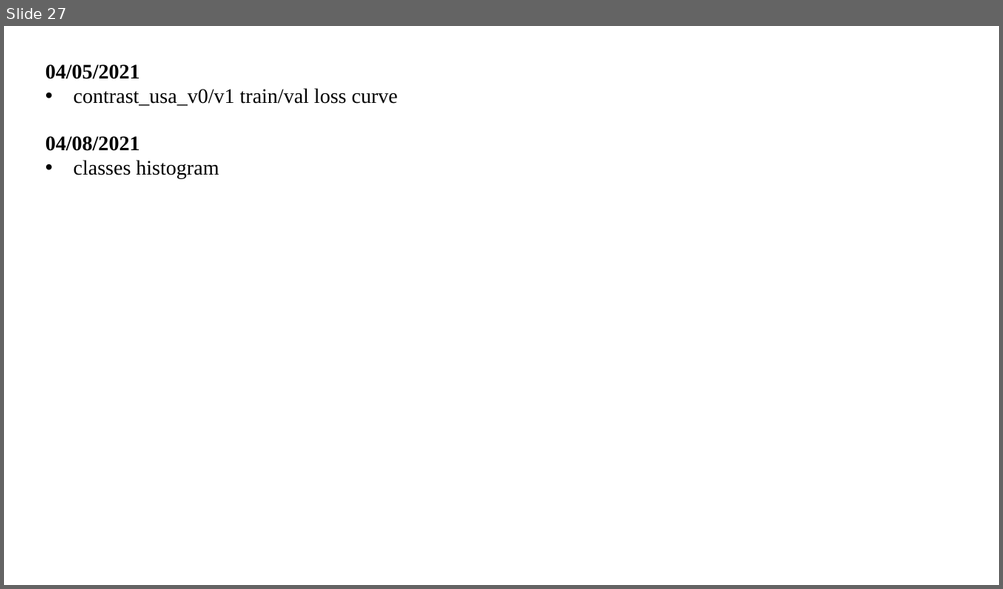
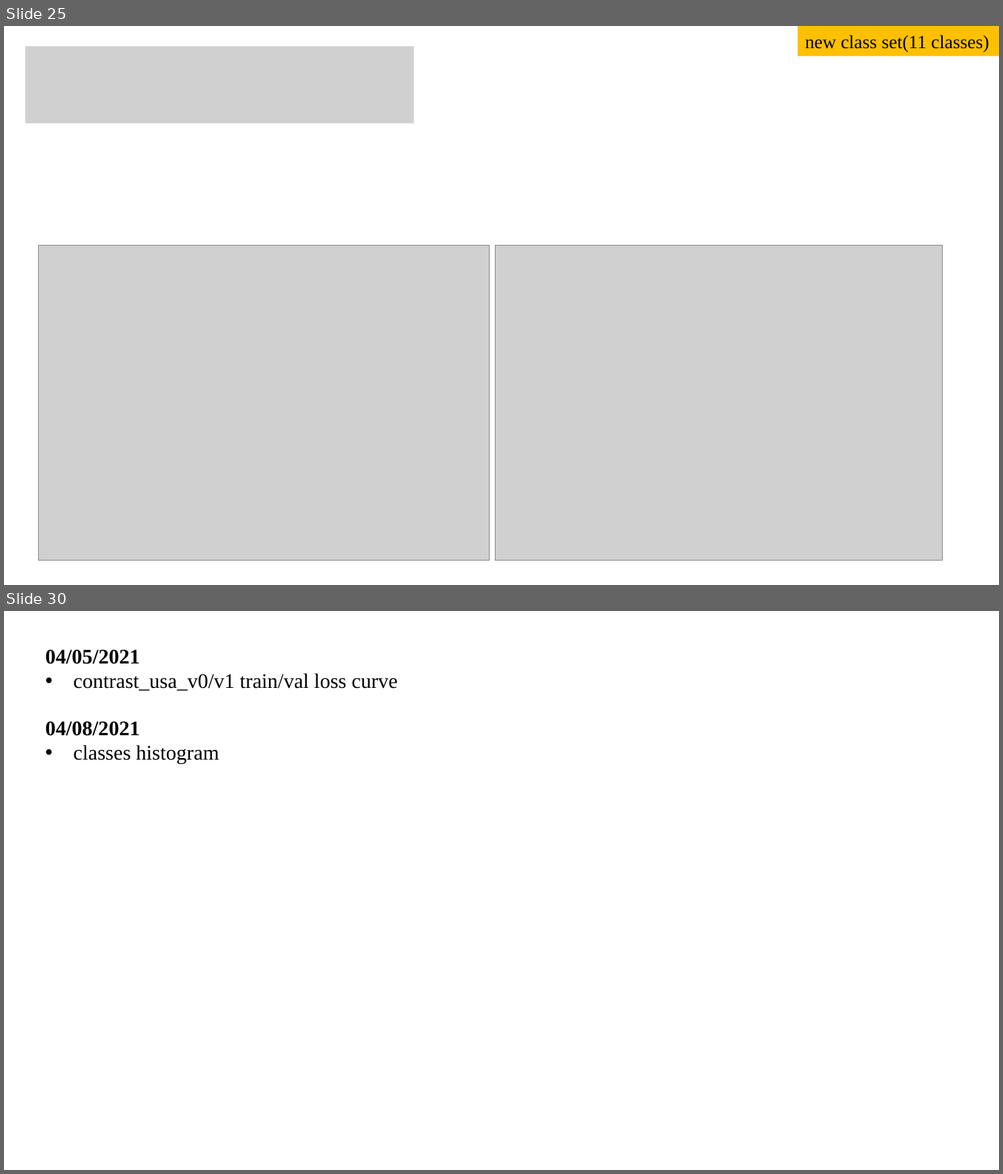
Before and after one commit to XYHC-MMDA/Multi-modal-Multi-task-DA, a slide deck: demo/latest.pptx. Shown one above the other, each under a label of ours: slide 27 before the commit, slides 25 and 30 after it; the slides between them are not shown. The pictures are 1003x589 and 1003x1174 pixels, drawn with LibreOffice and Linux fonts; fonts in the diff are those of the drawing; grey boxes stand for pictures. Boxes give left, top, right and bottom in pixels: in the first picture for what was removed or moved away, otherwise in the second. Text is boxed around its words. In the diff, an @@ line names an element or a change of style, - is before the commit and + after.

```diff
--- a/demo/latest.pptx
+++ b/demo/latest.pptx
@@ slide 25 added at (4, 26, 999, 585), background #FFFFFF @@
@@ picture added at (25, 46, 414, 123) @@
@@ rectangle added at (798, 26, 999, 56), fill #FFC000, 18 pt, text #000000 @@
+new class set(11 classes)
@@ picture added at (38, 245, 489, 560) @@
@@ picture added at (495, 245, 942, 560) @@
@@ what was slide 27 is now slide 30 @@
```
Also in this commit, not shown: 8 slides changed, 2 other slides added, 3 other files.
